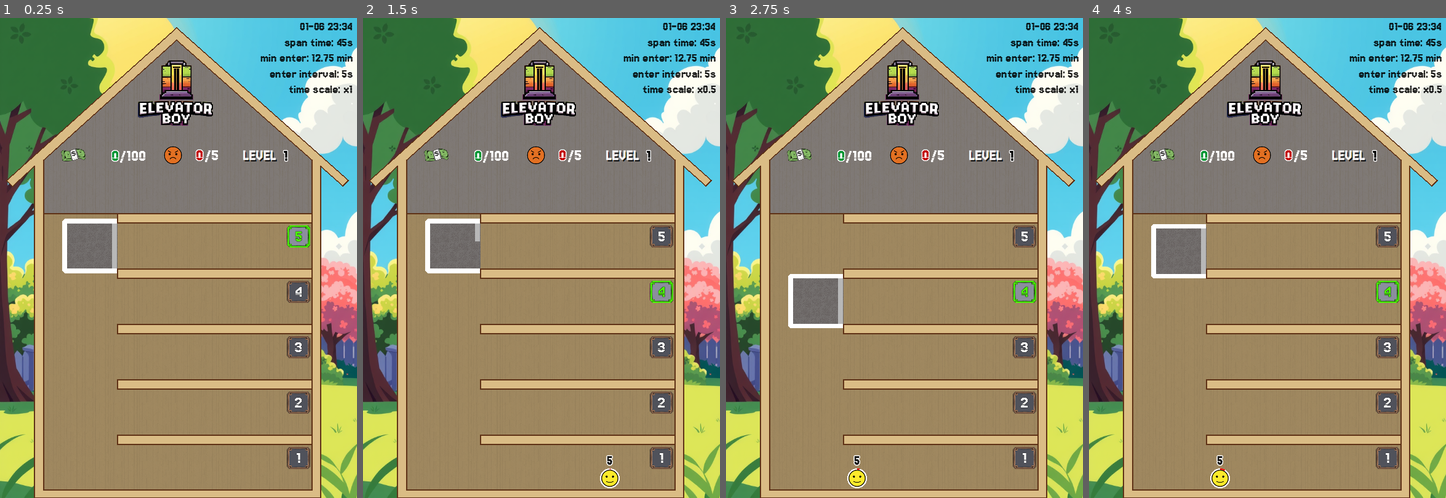
Above: before the commit, frames 1-4 (left to right).
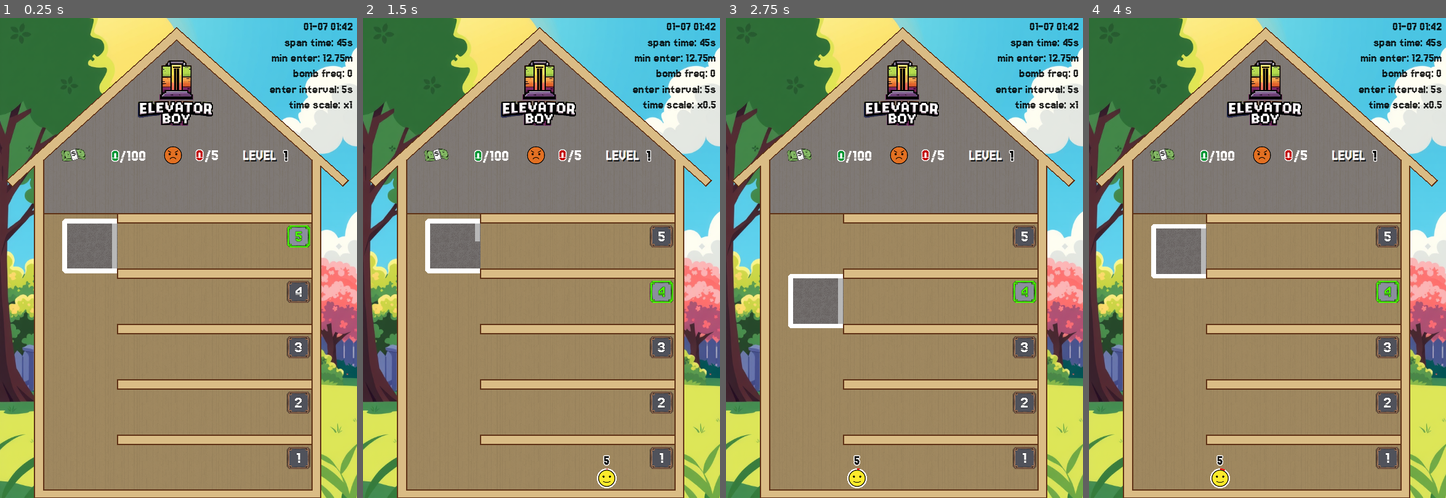
Above: after the commit, the same moments.

Repository: gilad905/elevator-boy
Game: Godot game, scene res://scenes/main.tscn
Two runs of this game, one before a commit and one after it. Both use one fixed random seed, a clock stepped at 60 frames per second and the inputs below.
Inputs:
- Up to frame 1 (0.25 s): no input
- Up to frame 2 (1.5 s): tap Enter at 0.5 s; hold Up (elevator_move_up) 0.53-1.28 s; tap Space (door_toggle) at 0.6 s; hold Down (elevator_move_down) from 1.28 s (still down); tap A (time_scale_decrease) at 1.35 s
- Up to frame 3 (2.75 s): release Down (elevator_move_down) at 2.03 s; hold Up (elevator_move_up) from 2.03 s (still down); hold Q (time_scale_increase) from 2.03 s (still down)
- Up to frame 4 (4 s): release Q (time_scale_increase) at 2.78 s; tap Space (door_toggle) at 2.85 s; release Up (elevator_move_up) at 3.53 s; hold Down (elevator_move_down) from 3.53 s (still down); hold A (time_scale_decrease) from 3.53 s (still down)

The runs differ from the first frame. In frame 1, 0.9% of the frame differs, in the area x 72-99%, y 1-19%; in frame 2, 1.2%, in the area x 65-99%, y 1-98%; in frame 3, 0.9%; in frame 4, 1.0%.

Commit message:
bomb_freq_by_level

Diff:
--- a/scenes/main.tscn
+++ b/scenes/main.tscn
@@ -267,7 +267,7 @@
 
 [node name="Version" parent="Debug" instance=ExtResource("14_p4ui5")]
 layout_mode = 2
-text = "{version:01-06 23:34}"
+text = "{version:01-07 01:42}"
 
 [node name="General" parent="Debug" instance=ExtResource("14_p4ui5")]
 layout_mode = 2
--- a/scripts/globals/global.gd
+++ b/scripts/globals/global.gd
@@ -6,7 +6,6 @@
 
 @export var person_patience_sec: int = 30
 @export var person_result_sec: float = 1.0
-@export var bomb_one_in = 10
 @export var bomb_patience_sec = 20
 
 @export var money_by_happy_count: Array[int] = [0, 1, 5, 10, 20]
@@ -41,3 +40,10 @@
 
 func snap_two(val: float) -> float:
 	return snapped(val, 0.01)
+
+func bomb_freq_by_level(level: int) -> int:
+	level = min(level, 10)
+	if level == 1:
+		return 0
+	else:
+		return 20 + level * -2
--- a/scripts/main.gd
+++ b/scripts/main.gd
@@ -14,6 +14,7 @@
 func _ready() -> void:
 	span_duration = get_speed_span_duration()
 	start_enter_interval = get_start_enter_interval()
+	$NPCs.bomb_freq = Global.bomb_freq_by_level(Global.current_level)
 	$Overlay.modulate.a = 0
 	$ElevatorEnterTimer.wait_time = Global.elevator_check_interval_sec
 	$SpeedSpanTimer.wait_time = span_duration
@@ -25,11 +26,7 @@
 	$NPCs/NPCsTimer.start()
 	$SpeedSpanTimer.start()
 	if debugging:
-		Global.bomb_one_in = 1
-		Global.lose_on_angries = 9999
-		pass
-		# await get_tree().create_timer(60, false).timeout
-		# _on_money_reached()
+		_on_money_reached()
 
 func _process(_delta: float) -> void:
 	if Input.is_action_pressed("elevator_move_up"):
@@ -58,16 +55,17 @@
 	$Debug/Version.text = version_pat.sub($Debug/Version.text, "$1")
 	if debugging:
 		$Debug/Version.text = "DEBUG " + $Debug/Version.text
-	var level_times = get_level_times_desc()
+	var level_times = get_level_debug_desc()
 	$Debug/General.text = level_times
 	update_debug_dynamic()
 
-func get_level_times_desc() -> String:
+func get_level_debug_desc() -> String:
 	var total_shift = (start_enter_interval - Global.npc_enter_min_sec)
 	var span_count = ceil(total_shift / Global.npc_enter_shift_sec)
 	var time_sec = span_count * span_duration
 	var time_min = Global.snap_two(time_sec / 60)
-	return "span time: %ss\nmin enter: %s min" % [span_duration, time_min]
+	var bomb_freq = $NPCs.bomb_freq
+	return "span time: %ss\nmin enter: %sm\nbomb freq: %s" % [span_duration, time_min, bomb_freq]
 
 func update_debug_dynamic() -> void:
 	var args = [$NPCs/NPCsTimer.wait_time, Engine.get_time_scale()]
--- a/scripts/npcs.gd
+++ b/scripts/npcs.gd
@@ -2,14 +2,13 @@
 
 var person_scene = preload("res://scenes/person.tscn")
 var bomb_scene = preload("res://scenes/bomb.tscn")
+var bomb_freq: int
 
 func add_random_npc() -> Node2D:
 	var floor_num = get_random_free_floor_num()
 	if not floor_num:
 		return
-	var is_bomb = false
-	if Global.bomb_one_in > 0:
-		is_bomb = randi() % Global.bomb_one_in == 0
+	var is_bomb = bomb_freq != 0 and (randi() % bomb_freq == 0)
 	var npc
 	if is_bomb:
 		var _floor = Nodes.floors.get_floor(floor_num)
--- a/scripts/room/floor.gd
+++ b/scripts/room/floor.gd
@@ -43,7 +43,7 @@
 func get_right_edge() -> int:
 	var _right_edge = $TouchScreenButton.position.x
 	_right_edge += $TouchScreenButton.shape.size.x / 2
-	_right_edge -= Global.patience_radius * 2
+	_right_edge -= Global.patience_radius * 2 + 5
 	return _right_edge
 
 func _on_npc_patience_ended(npc: Node2D) -> void:
